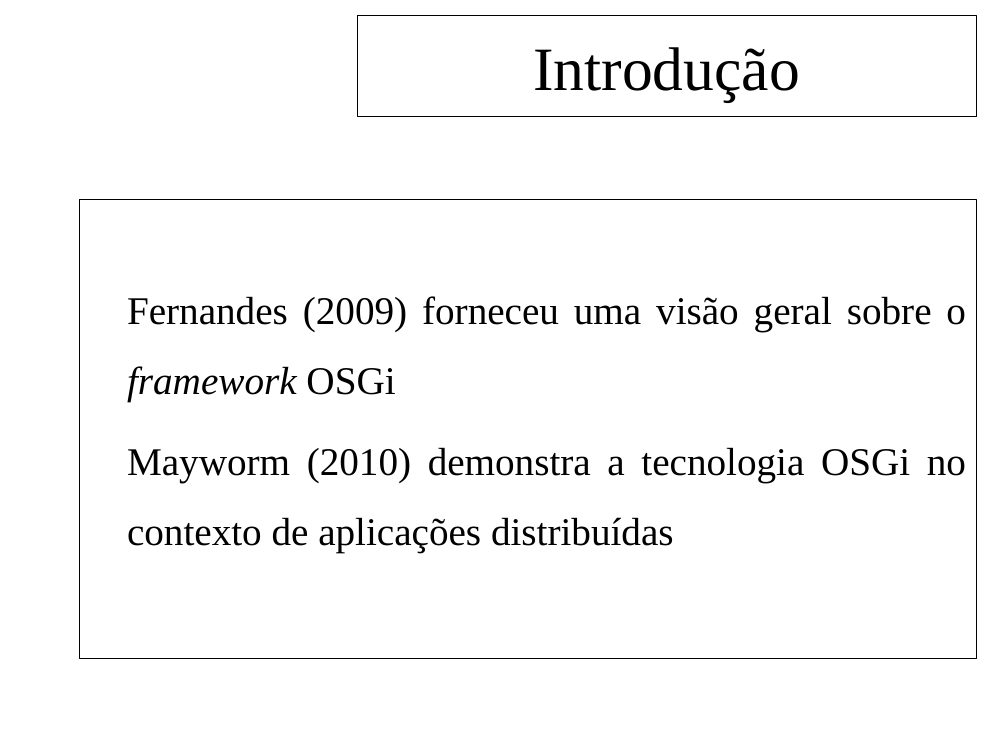
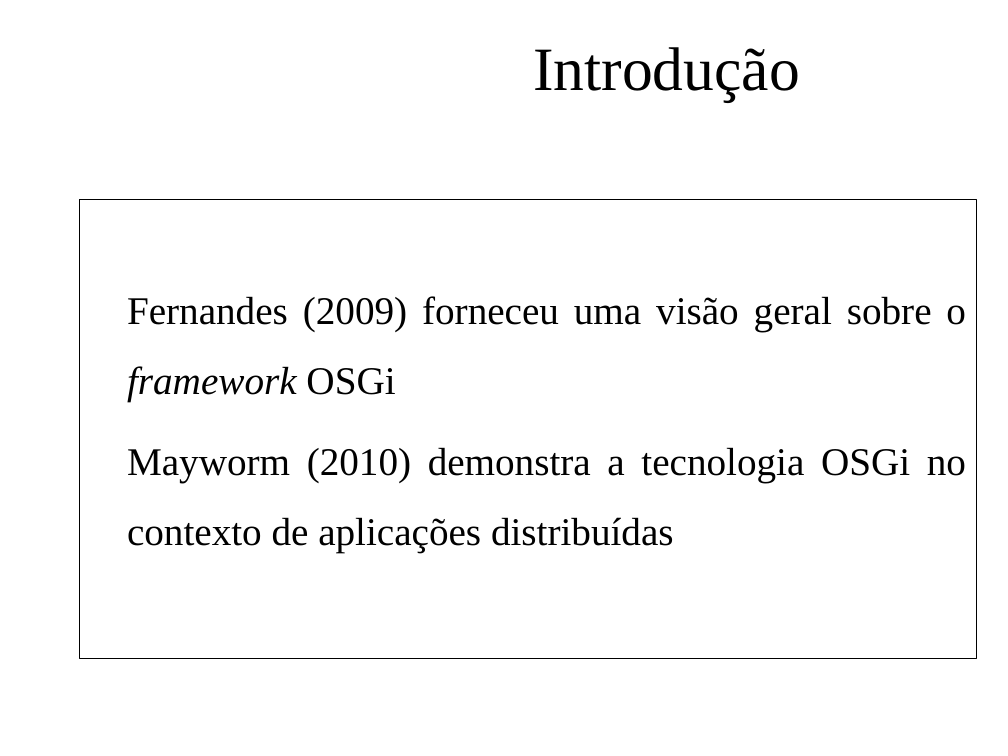
Before and after one commit to feliperodriguesprado/tcc_repository, a slide deck: slide 6 of documents/life_cycle/qualificacao/qualificacao_slides.odp (slide 5 before the commit). Drawn at 1008x756 pixels with LibreOffice and Linux fonts; fonts in the diff are those of the drawing; background and template pictures are left out. Boxes give left, top, right and bottom in pixels: in the first picture for what was removed or moved away, otherwise in the second. Text is boxed around its words. In the diff, an @@ line names an element or a change of style, - is before the commit and + after.

```diff
--- a/documents/life_cycle/qualificacao/qualificacao_slides.odp
+++ b/documents/life_cycle/qualificacao/qualificacao_slides.odp
@@ title "Introdução": place and size @@
-title "Introdução" at [357, 16, 976, 117]
+title "Introdução" at [533, 47, 800, 102]
@@ title "Introdução" at [533, 47, 800, 102]: outline #000000 0.74 pt to none @@
```
Also in this commit, not shown: 15 other slides changed, 1 slide added, 1 slide removed, 1 other file.
